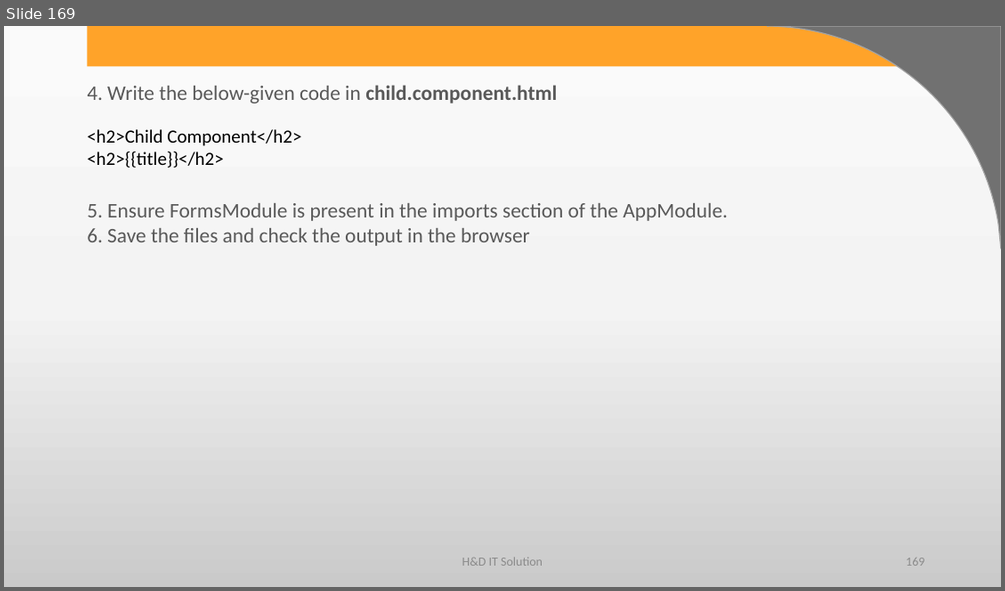
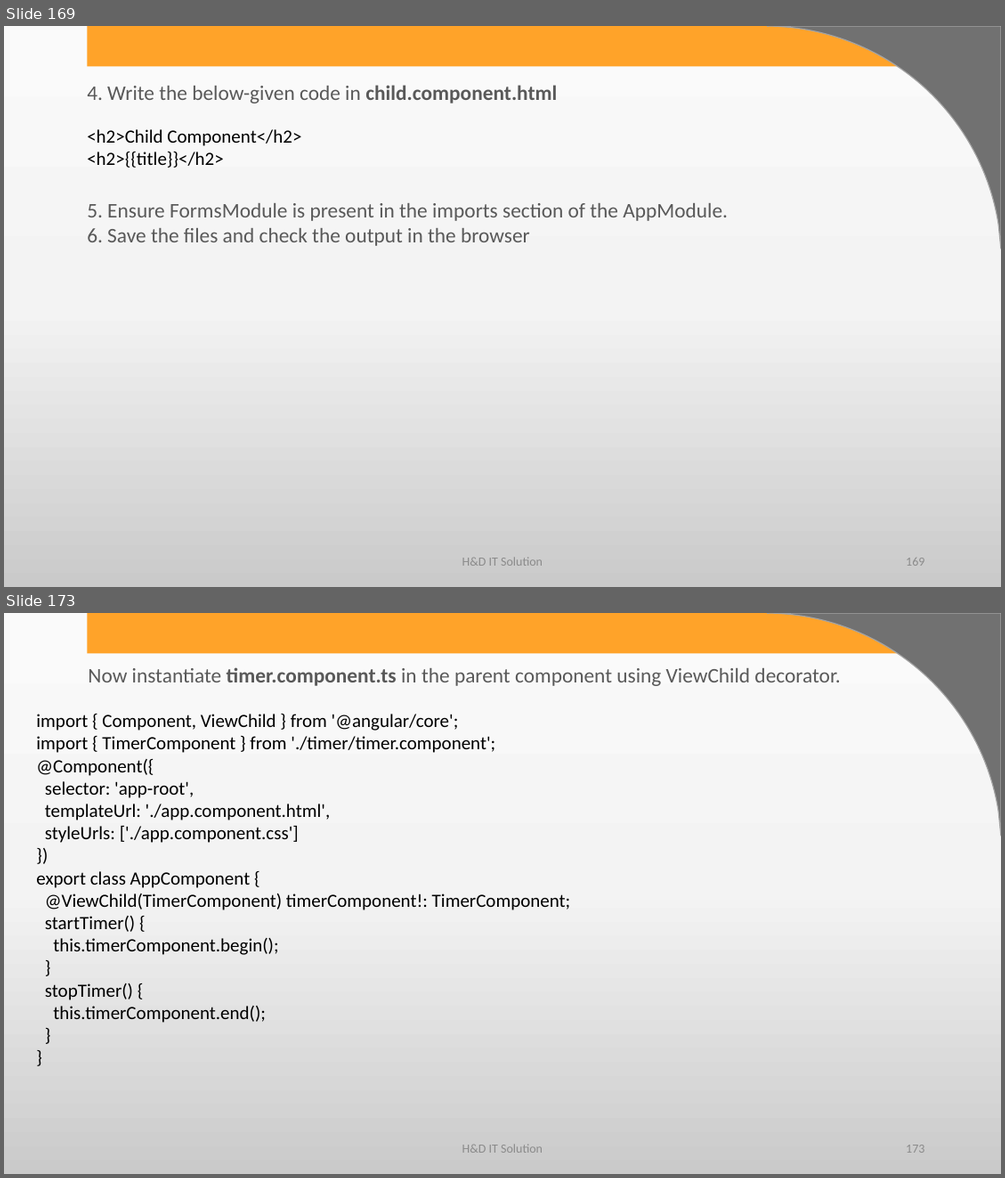
Before and after one commit to harshadasawant/infiniteAngular, a slide deck: ppt/ANGULAR.pptx. Shown one above the other, each under a label of ours: slide 169 before the commit, slides 169 and 173 after it; the slides between them are not shown. The pictures are 1005x591 and 1005x1178 pixels, drawn with LibreOffice and Linux fonts; fonts in the diff are those of the drawing; background and template pictures are left out. Boxes give left, top, right and bottom in pixels: in the first picture for what was removed or moved away, otherwise in the second. Text is boxed around its words. In the diff, an @@ line names an element or a change of style, - is before the commit and + after.

Commit message:
@viewChild

```diff
--- a/ppt/ANGULAR.pptx
+++ b/ppt/ANGULAR.pptx
@@ slide 173 added at (4,613,1001,1174), background gradient #FBFBFB to #F4F4F4 to #CBCBCB; not listed: 2 template elements that a slide beside it also shows @@
@@ text added at (88,667,840,686), 20 pt, text #595959 @@
+Now instantiate timer.component.ts in the parent component using ViewChild decorator.
@@ text added at (36,714,571,1022), 18 pt, text #000000 @@
+import { Component, ViewChild } from '@angular/core';
+import { TimerComponent } from './timer/timer.component';
+@Component({
+selector: 'app-root',
+templateUrl: './app.component.html',
+styleUrls: ['./app.component.css']
+})
+export class AppComponent {
+@ViewChild(TimerComponent) timerComponent!: TimerComponent;
+startTimer() {
+this.timerComponent.begin();
+}
+stopTimer() {
+this.timerComponent.end();
+}
+}
@@ text added at (462,1143,542,1152), 12 pt, text #8C8C8C @@
+H&D IT Solution
@@ page number added at (906,1144,924,1152), 12 pt, text #8C8C8C @@
+173
```
Also in this commit, not shown: 23 other slides added, 7 other files.
